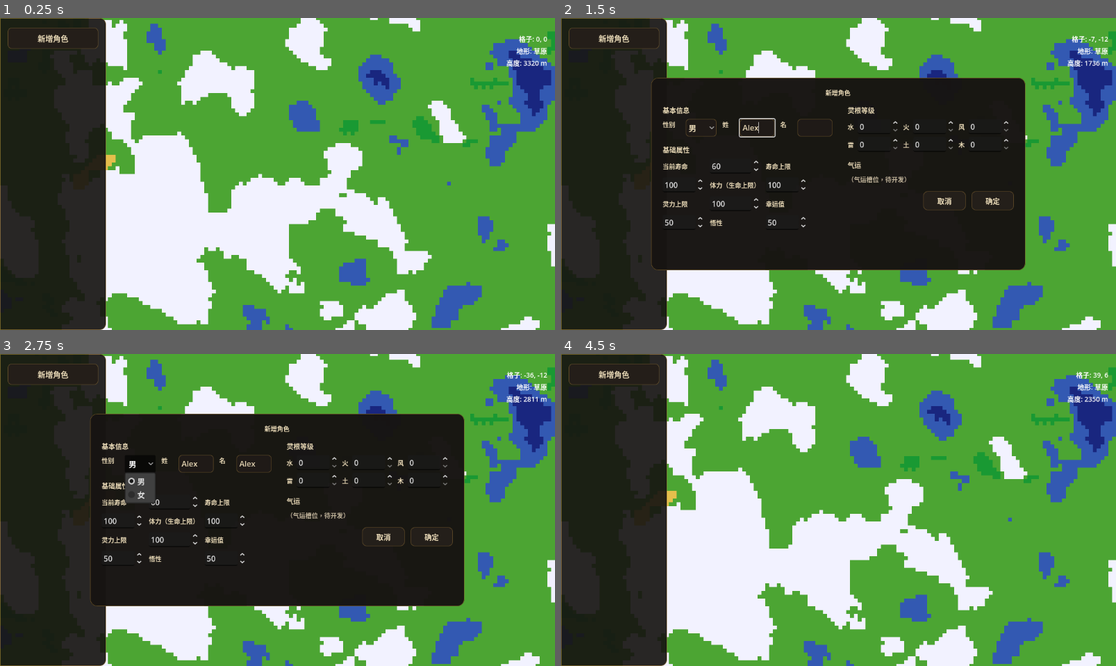
Above: before the commit, frames 1-4 (two rows, left to right).
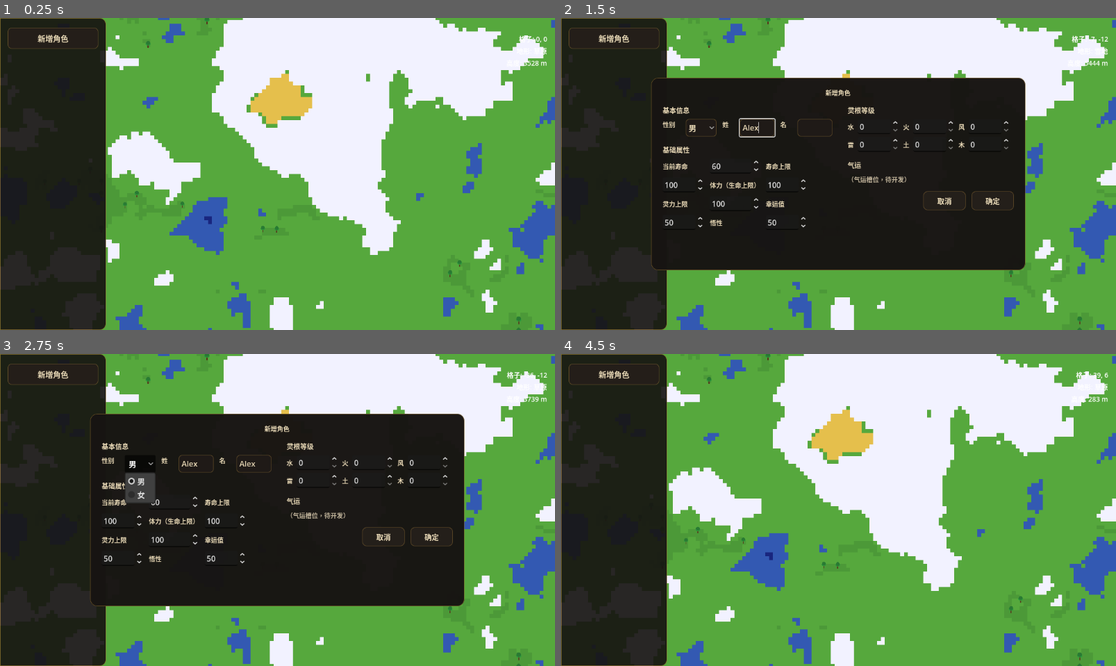
Above: after the commit, the same moments.

Repository: iiishop/cultivation-simulator
Game: Godot game, scene res://Scenes/map_view.tscn
The game is run twice, just before and just after one commit, with the same random seed, the same clock (stepped at 60 frames per second) and the same inputs.
Inputs (mouse positions are in pixels of both pictures, inside the frame that each line leads up to):
- Up to frame 1 (0.25 s): no input
- Up to frame 2 (1.5 s): click "新增角色" at 0.5 s; click (755, 127) at 1.27 s; type "Alex" at 1.35 s
- Up to frame 3 (2.75 s): click (255, 463) at 1.5 s; type "Alex" at 1.58 s; click "男" at 2 s
- Up to frame 4 (4.5 s): click "取消" at 2.75 s; click "新增角色" at 3.5 s; click "确定" at 4.25 s

The runs differ from the first frame. In frame 1, 44% of the frame differs, in the area x 18-100%, y 0-100%; in frame 2, 21%; in frame 3, 21%; in frame 4, 44%.

Commit message:
feat: Enhance terrain generation and update map_view scene
- Added a new ForestObjects node in map_view.tscn to support forest object layering.
- Introduced a signal for generation completion in terrain_generator.gd to facilitate reporting after terrain generation.
- Expanded terrain generation logic with new temperature and terrain handling methods, improving biome transitions and environmental effects.
- Updated color definitions for terrain types to enhance visual representation in the generated map.

Diff:
--- a/Scenes/map_view.tscn
+++ b/Scenes/map_view.tscn
@@ -6,11 +6,15 @@
 [ext_resource type="Script" path="res://Scripts/sidebar.gd" id="4_script"]
 [ext_resource type="Script" path="res://Scripts/pause_controller.gd" id="5_pause"]
 [ext_resource type="Script" path="res://Scripts/tile_hover_info.gd" id="6_hover"]
+[ext_resource type="Script" path="res://Scripts/forest_object_layer.gd" id="7_forest"]
 
 [node name="MapView" type="Node2D" unique_id=1204455326]
 
 [node name="TerrainMap" type="TileMapLayer" parent="." unique_id=256818500]
 script = ExtResource("1")
+
+[node name="ForestObjects" type="Node2D" parent="." unique_id=256818501]
+script = ExtResource("7_forest")
 
 [node name="Camera2D" type="Camera2D" parent="." unique_id=1338019075]
 zoom = Vector2(0.5, 0.5)
--- /dev/null
+++ b/Scripts/forest_object_layer.gd
@@ -0,0 +1,53 @@
+extends Node2D
+
+## 在森林格上放置树木对象，森林地表本身保持接近草地颜色。
+
+@export var terrain_generator: TerrainGenerator
+@export var forest_step := 3
+@export_range(0.0, 1.0, 0.01) var temperate_density := 0.40
+@export_range(0.0, 1.0, 0.01) var tropical_density := 0.55
+
+
+func _ready() -> void:
+	if terrain_generator == null:
+		terrain_generator = get_parent().get_node_or_null("TerrainMap") as TerrainGenerator
+	if terrain_generator == null:
+		return
+
+	terrain_generator.generation_completed.connect(_rebuild_forest_objects)
+	if terrain_generator.is_node_ready():
+		_rebuild_forest_objects(terrain_generator.get_last_generation_report())
+
+
+func _clear_children() -> void:
+	for child in get_children():
+		child.queue_free()
+
+
+func _rebuild_forest_objects(_report: Dictionary) -> void:
+	if terrain_generator == null:
+		return
+	_clear_children()
+
+	var half := terrain_generator.get_map_half_extent()
+	if half <= 0:
+		return
+
+	for x in range(-half, half, forest_step):
+		for y in range(-half, half, forest_step):
+			var cell := Vector2i(x, y)
+			var terrain_id := terrain_generator.get_terrain_at_cell(cell)
+			if terrain_id != TerrainGenerator.Terrain.TEMPERATE_FOREST and terrain_id != TerrainGenerator.Terrain.TROPICAL_FOREST:
+				continue
+
+			var density := temperate_density if terrain_id == TerrainGenerator.Terrain.TEMPERATE_FOREST else tropical_density
+			if randf() > density:
+				continue
+
+			var obj := ForestStandObject.new()
+			obj.cell = cell
+			obj.terrain_id = terrain_id
+			obj.position = terrain_generator.map_to_local(cell) + Vector2(randf_range(-5.0, 5.0), randf_range(-5.0, 5.0))
+			obj.scale_factor = randf_range(0.85, 1.20)
+			obj.tropical_mix = 1.0 if terrain_id == TerrainGenerator.Terrain.TROPICAL_FOREST else 0.0
+			add_child(obj)
--- /dev/null
+++ b/Scripts/forest_stand_object.gd
@@ -0,0 +1,29 @@
+extends MapObject2D
+class_name ForestStandObject
+
+@export var canopy_color := Color(0.10, 0.36, 0.16, 1.0)
+@export var canopy_color_2 := Color(0.16, 0.48, 0.20, 1.0)
+@export var trunk_color := Color(0.34, 0.24, 0.12, 1.0)
+@export var scale_factor := 1.0
+@export var tropical_mix := 0.0
+
+
+func _ready() -> void:
+	queue_redraw()
+
+
+func _draw() -> void:
+	var trunk_w := 4.0 * scale_factor
+	var trunk_h := 10.0 * scale_factor
+	var canopy_r1 := 8.0 * scale_factor
+	var canopy_r2 := 6.0 * scale_factor
+
+	var trunk_rect := Rect2(Vector2(-trunk_w * 0.5, -trunk_h * 0.2), Vector2(trunk_w, trunk_h))
+	draw_rect(trunk_rect, trunk_color)
+
+	var c1 := canopy_color.lerp(canopy_color_2, tropical_mix)
+	var c2 := canopy_color_2.lerp(Color(0.18, 0.60, 0.24, 1.0), tropical_mix)
+
+	draw_circle(Vector2(-4.0 * scale_factor, -8.0 * scale_factor), canopy_r2, c2)
+	draw_circle(Vector2(4.0 * scale_factor, -8.0 * scale_factor), canopy_r2, c2)
+	draw_circle(Vector2(0.0, -12.0 * scale_factor), canopy_r1, c1)
--- /dev/null
+++ b/Scripts/map_object_2d.gd
@@ -0,0 +1,5 @@
+extends Node2D
+class_name MapObject2D
+
+@export var cell := Vector2i.ZERO
+@export var terrain_id := -1
--- a/Scripts/terrain_generator.gd
+++ b/Scripts/terrain_generator.gd
@@ -1,5 +1,7 @@
 extends TileMapLayer
 class_name TerrainGenerator
+
+signal generation_completed(report: Dictionary)
 
 ## 地形生成器：带偏向与故事性的地图（大陆轮廓、圣山、干旱带、边陲感）
 ## 使用 TileMapLayer（Godot 4.x 推荐），替代已弃用的 TileMap
@@ -12,6 +14,10 @@
 var _story_peak_center: Vector2   # 圣山/世界中心
 var _story_dry_center: Vector2    # 干旱带中心（沙漠叙事）
 var _last_generation_report: Dictionary = {}
+var _last_seed := 0
+var _last_height_grid := PackedFloat32Array()
+var _last_terrain_grid := PackedInt32Array()
+var _last_half := 0
 
 enum Terrain {
 	DEEP_OCEAN,
@@ -43,6 +49,15 @@
 ## 第三层：温带/热带过渡带中心与扰动（连续过渡，不硬切）
 const FOREST_TROPICAL_CENTER := 0.55
 const FOREST_TYPE_NOISE := 0.14
+
+## 温度修正：海拔温降 + 海洋调温（沿海更温和，内陆更极端）
+const TEMPERATURE_NOISE_AMPLITUDE := 0.18
+const TEMPERATURE_LAPSE_START := 0.10
+const TEMPERATURE_LAPSE_SPAN := 0.45
+const TEMPERATURE_LAPSE_MAX := 0.34
+const COASTAL_MODERATION_DISTANCE := 28.0
+const COASTAL_COOLING_STRENGTH := 0.08
+const INLAND_EXTREME_STRENGTH := 0.05
 
 ## 沙漠判定：用连续得分而非硬分段，减少“纬线式荒漠带”
 const DESERT_SCORE_THRESHOLD := 0.3
@@ -139,10 +154,10 @@
 	var colors := [
 		Color(0.1, 0.15, 0.5),   # 深海
 		Color(0.2, 0.35, 0.7),   # 海洋
-		Color(0.3, 0.65, 0.2),   # 草原
+		Color(0.34, 0.66, 0.24), # 草原
 		Color(0.9, 0.75, 0.3),   # 沙漠
-		Color(0.2, 0.5, 0.25),   # 温带森林
-		Color(0.1, 0.6, 0.2),    # 热带森林
+		Color(0.32, 0.62, 0.23), # 温带森林（接近草原，森林主要靠对象层表现）
+		Color(0.30, 0.60, 0.22), # 热带森林（接近草原，森林主要靠对象层表现）
 		Color(0.95, 0.95, 1.0),  # 雪地
 	]
 	var n := colors.size()
@@ -226,8 +241,26 @@
 ## 温度 0..1：1=炎热（赤道），0=寒冷（极地）；加噪声扰动避免南北直线分界
 func get_temperature(pos: Vector2) -> float:
 	var base := 1.0 - _latitude(pos)
-	var wobble := noise.get_noise_2d(pos.x * 0.025, pos.y * 0.025) * 0.18
+	var wobble := noise.get_noise_2d(pos.x * 0.025, pos.y * 0.025) * TEMPERATURE_NOISE_AMPLITUDE
 	return clampf(base + wobble, 0.0, 1.0)
+
+
+## 最终温度：基础纬度温度 + 海拔温降 + 海洋调温
+func _temperature_with_modifiers(pos: Vector2, height_raw: float, dist_to_coast: int) -> float:
+	var base := get_temperature(pos)
+
+	var lapse_t := clampf((height_raw - TEMPERATURE_LAPSE_START) / TEMPERATURE_LAPSE_SPAN, 0.0, 1.0)
+	var elevation_cooling := lapse_t * TEMPERATURE_LAPSE_MAX
+
+	var coastal_mix := 1.0 / (1.0 + float(dist_to_coast) / COASTAL_MODERATION_DISTANCE)
+	var coastal_target := 1.0 - _latitude(pos)
+	var coastal_adjust := (coastal_target - base) * COASTAL_COOLING_STRENGTH * coastal_mix
+
+	var inland_factor := 1.0 - coastal_mix
+	var inland_target := clampf((1.0 - _latitude(pos) - 0.5) * 2.0, -1.0, 1.0)
+	var inland_adjust := inland_target * INLAND_EXTREME_STRENGTH * inland_factor
+
+	return clampf(base - elevation_cooling + coastal_adjust + inland_adjust, 0.0, 1.0)
 
 
 ## 湿度 0..1：海岸高湿向内陆衰减 + 雨影（背风侧变干）+ 噪声与干旱带偏置
@@ -333,7 +366,12 @@
 
 ## 返回格子中心高度（米）
 func get_height_meters_at_cell(coords: Vector2i) -> float:
-	var raw := get_heightv(Vector2(coords))
+	if _last_height_grid.is_empty():
+		var raw_fallback := get_heightv(Vector2(coords))
+		return (raw_fallback - SEA_LEVEL_RAW) * METERS_PER_RAW_UNIT
+	if coords.x < -_last_half or coords.x >= _last_half or coords.y < -_last_half or coords.y >= _last_half:
+		return 0.0
+	var raw := _last_height_grid[_cell_idx(coords.x, coords.y, _last_half)]
 	return (raw - SEA_LEVEL_RAW) * METERS_PER_RAW_UNIT
 
 
@@ -658,10 +696,10 @@
 			var idx := _cell_idx(x, y, half)
 			var pos := Vector2(x, y)
 			var h := height_grid[idx]
-			temp_grid[idx] = get_temperature(pos)
 			var dist := dist_grid[idx]
 			if dist < 0:
 				dist = _size
+			temp_grid[idx] = _temperature_with_modifiers(pos, h, dist)
 			var coastal_humidity := 1.0 / (1.0 + float(dist) / COASTAL_DECAY_SCALE)
 			moisture_grid[idx] = _moisture_with_diffusion(coastal_humidity, rain_shadow_grid[idx], pos, h)
 
@@ -710,6 +748,10 @@
 	for idx in range(total):
 		if desert_mask[idx] == 1:
 			terrain_grid[idx] = Terrain.DESERT
+
+	_last_height_grid = height_grid.duplicate()
+	_last_terrain_grid = terrain_grid.duplicate()
+	_last_half = half
 
 	# 6) 统一写图块（一次流程，便于统计与比较）
 	var i := 0
@@ -729,6 +771,10 @@
 
 
 func get_terrain_at_cell(coords: Vector2i) -> int:
+	if not _last_terrain_grid.is_empty():
+		if coords.x < -_last_half or coords.x >= _last_half or coords.y < -_last_half or coords.y >= _last_half:
+			return -1
+		return _last_terrain_grid[_cell_idx(coords.x, coords.y, _last_half)]
 	var sid := get_cell_source_id(coords)
 	if sid < 0:
 		return -1
@@ -742,6 +788,14 @@
 	return TERRAIN_NAMES[terrain_id]
 
 
+func get_last_generation_report() -> Dictionary:
+	return _last_generation_report.duplicate(true)
+
+
+func get_map_half_extent() -> int:
+	return _last_half
+
+
 func is_water_cell(coords: Vector2i) -> bool:
 	if get_cell_source_id(coords) < 0:
 		return false
@@ -751,6 +805,12 @@
 
 func generate(size: int) -> void:
 	_size = size
+	_last_seed = randi()
+	noise.seed = _last_seed
+	noise_continent.seed = _last_seed + 1
+	noise_dry.seed = _last_seed + 2
+	noise_ridge.seed = _last_seed + 10
+	noise_chain.seed = _last_seed + 11
 	_story_peak_center = Vector2(randf_range(-0.08, 0.08) * _size, randf_range(-0.08, 0.08) * _size)
 	# 干旱带随机放在地图一角：西北/东北/西南/东南
 	var half := _size * 0.5
@@ -764,3 +824,4 @@
 		_: _story_dry_center = Vector2(cx, cy)
 	generate_land()
 	update_internals()
+	emit_signal("generation_completed", _last_generation_report)
Not shown: 1 places in Scenes/map_view.tscn that only renumber resources
Not shown, added: Scripts/forest_object_layer.gd.uid
Not shown, added: Scripts/forest_stand_object.gd.uid
Not shown, added: Scripts/map_object_2d.gd.uid
